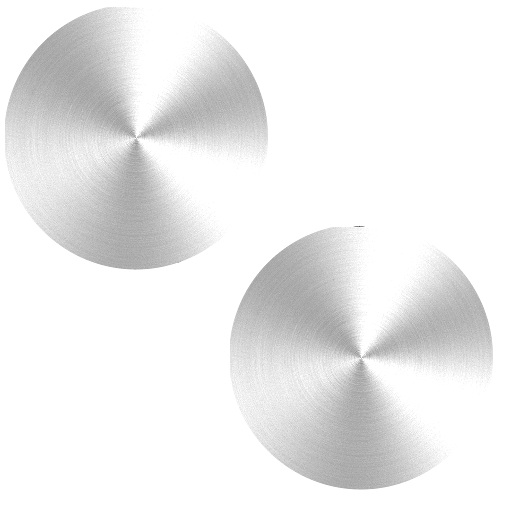
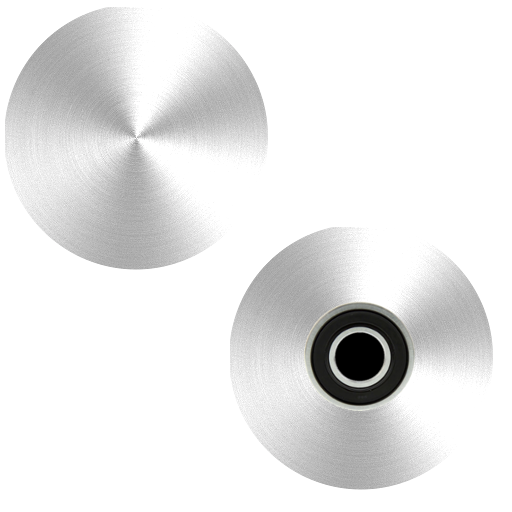
The second 512×512 image is a revision of the first. Changes to its layers:
added layer "Pasted Layer #1" above "Pasted Layer" over left=304, top=301, right=415, bottom=411
painted on "Pasted Layer" over left=329, top=330, right=393, bottom=391
hid "leftArmAxisBearing.png" over left=134, top=225, right=415, bottom=411
